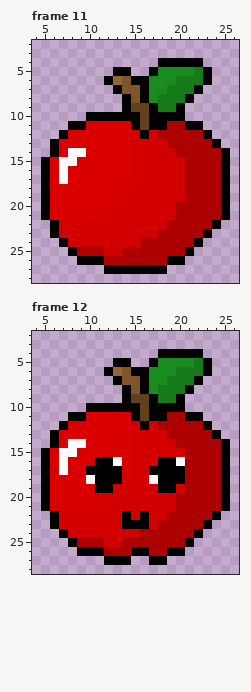
Pixel-art file, stored at item/PFI/items.aseprite. Above, as it was before the edit.
32x32 pixels, 12 frames. Shown: frame 11: x 4..26, y 2..28; frame 12: x 4..26, y 2..28.
The same view after the edit:
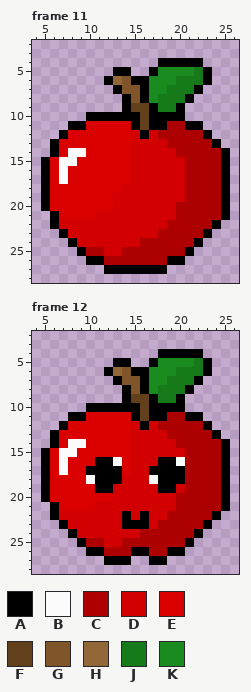
Palette (. is transparent): A #000000  B #fbfbfb  C #ad0000  D #d20000  E #da0000  F #62401c  G #7f5529  H #936637  J #16791a  K #1a8b1f
Edits made:
--- frame 11, layer "Layer 16 Copy"
@@ x 4..11 @@
 20 .AEEEEEE
-21 .AEEEEED
+21 ..AEEEED
 22 ..ADDDDD
-23 ..ADDDDD
-24 ...ADDDD
-25 ....ACCC
-26 .....AAA
+23 ...ADDDD
+24 ....ADDD
+25 .....ACC
+26 ......AA
 27 ........
--- frame 12, layer "Group 2/Layer 16": the same change as frame 11
Where, in picture pixels (left, top, right, bottom), the same in both pictures:
changed: (41, 211, 86, 265)
changed: (41, 502, 86, 556)
